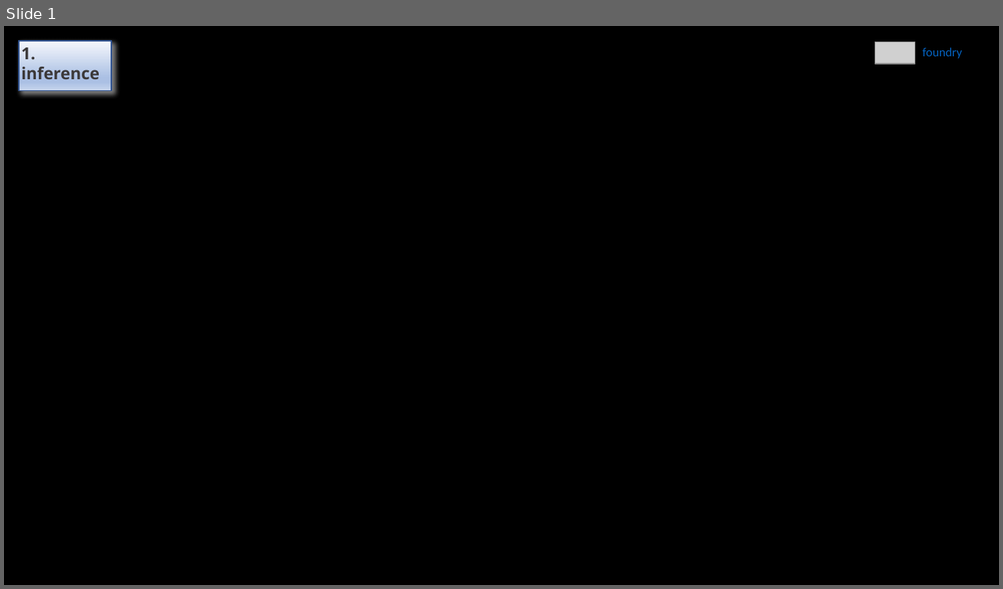
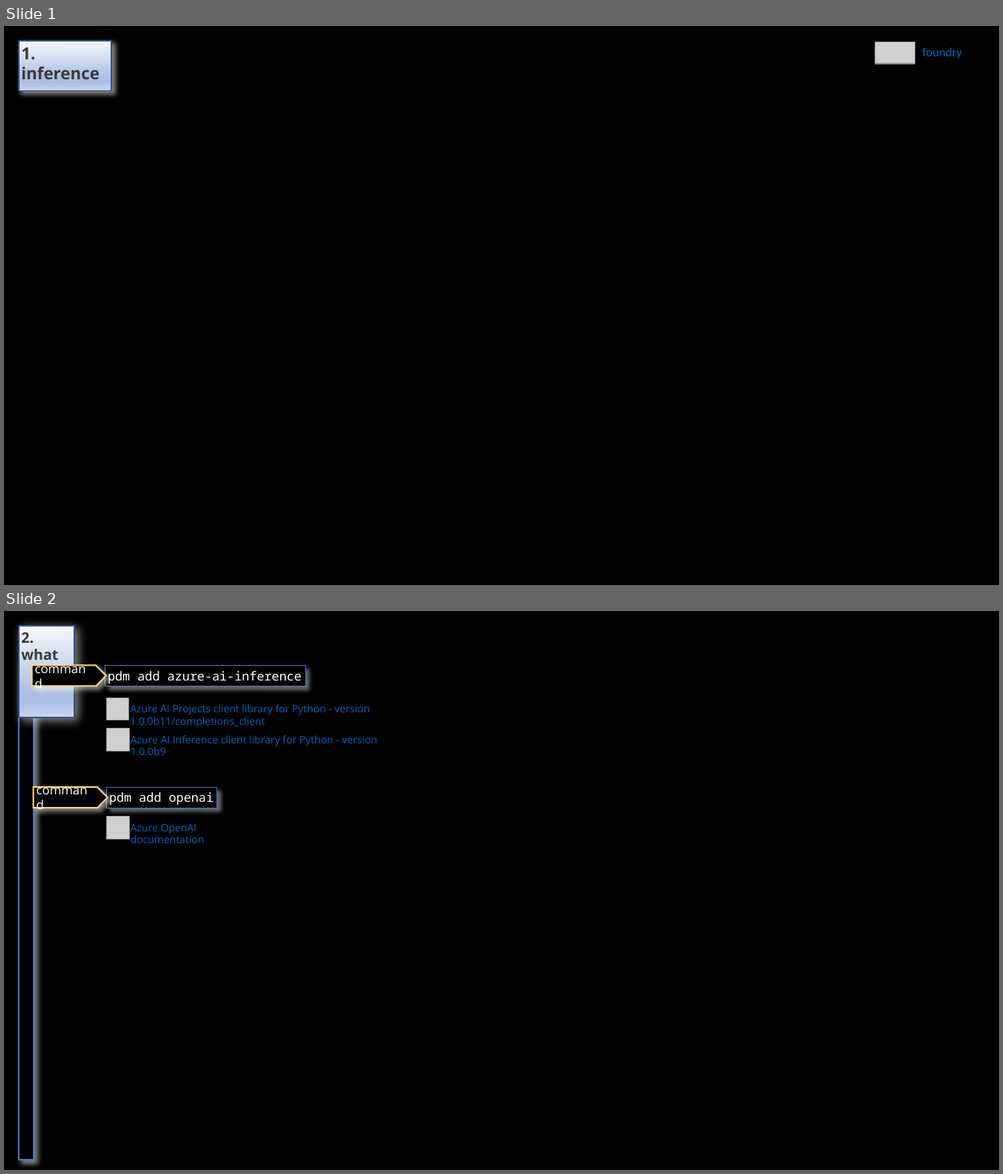
Before and after one commit to 1010836/portfolio, a slide deck: foundry/_reference/inference.odp. Shown one above the other, each under a label of ours: slide 1 before the commit, slides 1 and 2 after it. The pictures are 1003x589 and 1003x1174 pixels, drawn with LibreOffice and Linux fonts; fonts in the diff are those of the drawing; grey boxes stand for pictures. Boxes give left, top, right and bottom in pixels: in the first picture for what was removed or moved away, otherwise in the second. Text is boxed around its words. In the diff, an @@ line names an element or a change of style, - is before the commit and + after.

```diff
--- a/foundry/_reference/inference.odp
+++ b/foundry/_reference/inference.odp
@@ slide 2 added at (4, 611, 999, 1170), background #000000 @@
@@ title added at (19, 626, 75, 650), fill gradient #F6F8FC to #ABC0E4 to #C7D5ED, outline #325490 1.42 pt, 14 pt, text #3B3838, bold @@
+2. what
@@ rectangle added at (19, 661, 34, 1160), fill #000000, outline #4472C4 1.42 pt @@
@@ freeform shape added at (31, 666, 105, 686), fill #000000, outline #FFD966 1.42 pt, 12 pt, text #FFFFFF @@
+command
@@ speech box added at (105, 666, 305, 686), fill #000000, outline #4472C4 0 pt, 12 pt, text #FFFFFF @@
+pdm add azure-ai-inference
@@ picture added at (106, 698, 128, 720) @@
@@ text added at (130, 704, 370, 727), 10 pt, text #0563C1 @@
+Azure AI Projects client library for Python - version 1.0.0b11/completions_client
@@ picture added at (107, 728, 129, 751) @@
@@ text added at (131, 735, 378, 755), 10 pt, text #0563C1 @@
+Azure AI Inference client library for Python - version 1.0.0b9
@@ freeform shape added at (33, 787, 107, 808), fill #000000, outline #FFD966 1.42 pt, 12 pt, text #FFFFFF @@
+command
@@ speech box added at (106, 787, 216, 808), fill #000000, outline #4472C4 0 pt, 12 pt, text #FFFFFF @@
+pdm add openai
@@ picture added at (107, 817, 129, 840) @@
@@ text added at (131, 824, 205, 843), 10 pt, text #0563C1 @@
+Azure OpenAI documentation
```
Also in this commit, not shown: 1 slide removed, 3 other files.
